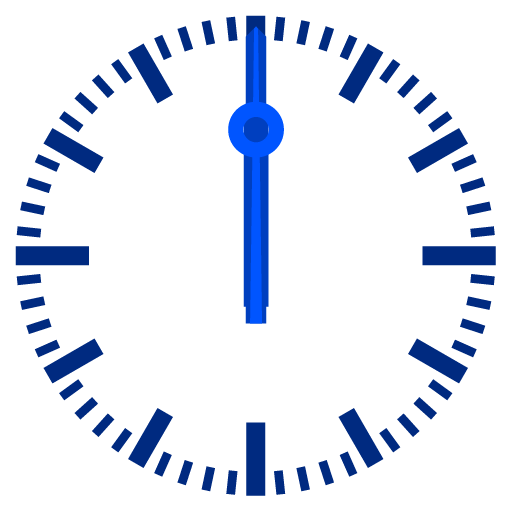
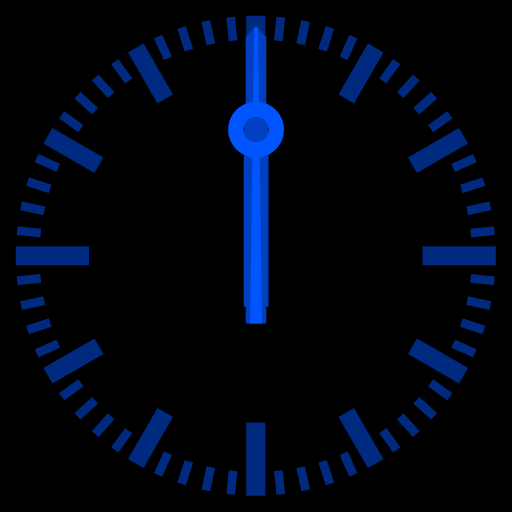
Layer changes from the first 512px x 512px image to the second:
added layer "Layer 1" over [0, 0, 512, 512]
